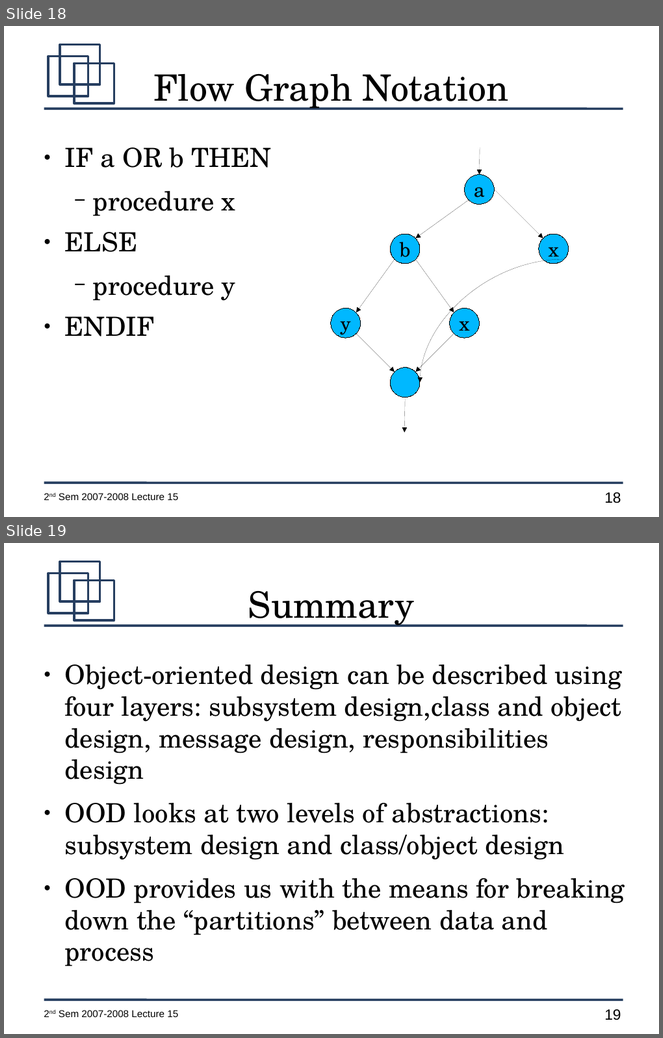
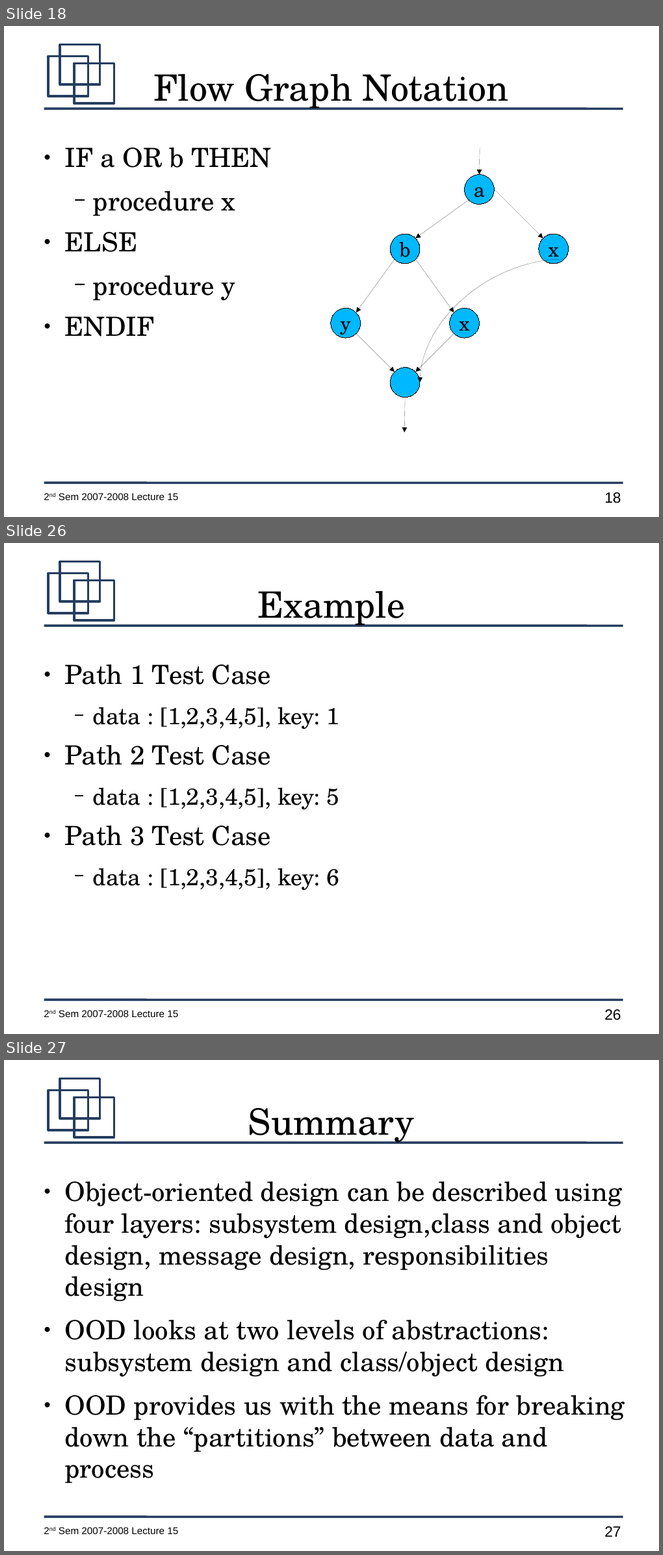
Before and after one commit to jachermocilla/jach-homepage, a slide deck: CMSC128-2nd-Sem-2007-L15.odp. Shown one above the other, each under a label of ours: slides 18 and 19 before the commit, slides 18, 26 and 27 after it; the slides between them are not shown. The pictures are 663x1038 and 663x1555 pixels, drawn with LibreOffice and Linux fonts; fonts in the diff are those of the drawing. Boxes give left, top, right and bottom in pixels: in the first picture for what was removed or moved away, otherwise in the second. Text is boxed around its words. In the diff, an @@ line names an element or a change of style, - is before the commit and + after.

```diff
--- a/CMSC128-2nd-Sem-2007-L15.odp
+++ b/CMSC128-2nd-Sem-2007-L15.odp
@@ slide 26 added at [4,543,659,1034], background #FFFFFF; not listed: 7 template elements that a slide beside it also shows @@
@@ title added at [258,591,405,627], 44 pt, text #000000 @@
+Example
@@ text added at [65,665,340,891], 28 pt, text #000000 @@
+● Path 1 Test Case
+  − data : [1,2,3,4,5], key: 1
+● Path 2 Test Case
+  − data : [1,2,3,4,5], key: 5
+● Path 3 Test Case
+  − data : [1,2,3,4,5], key: 6
@@ what was slide 19 is now slide 27 @@
@@ page number at [605,1527,621,1537]: text changed @@
-19
+27
```
Also in this commit, not shown: 7 other slides added.
